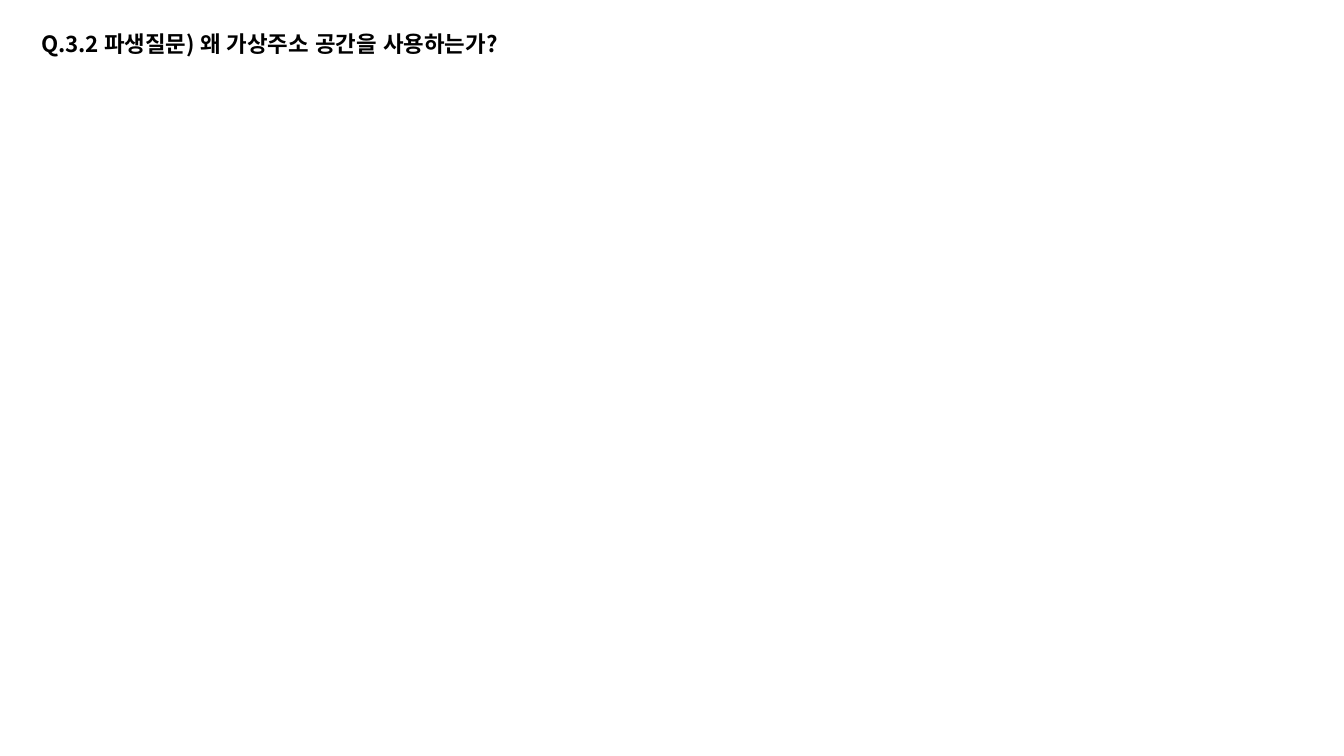
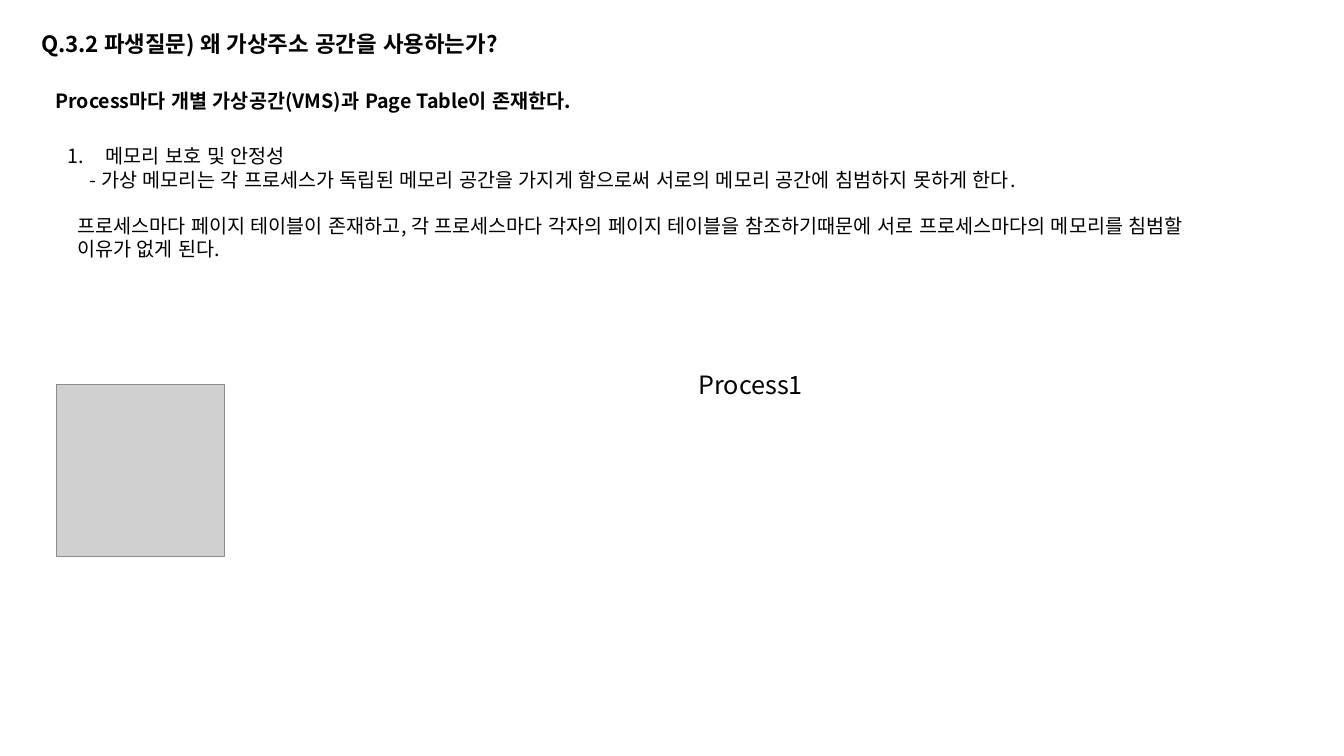
Before and after one commit to taehyuklee/C-CppStudy, a slide deck: slide 9 of CSwithC/CS-explanation.pptx (slide 8 before the commit). Drawn at 1344x756 pixels with LibreOffice and Linux fonts; fonts in the diff are those of the drawing; grey boxes stand for pictures. Boxes give left, top, right and bottom in pixels: in the first picture for what was removed or moved away, otherwise in the second. Text is boxed around its words. In the diff, an @@ line names an element or a change of style, - is before the commit and + after.

```diff
--- a/CSwithC/CS-explanation.pptx
+++ b/CSwithC/CS-explanation.pptx
@@ text added at [55, 91, 571, 113], 14 pt, text #000000, bold @@
+Process마다 개별 가상공간(VMS)과 Page Table이 존재한다.
@@ text added at [101, 146, 1016, 189], 14 pt, text #000000 @@
+1. 메모리 보호 및 안정성
+- 가상 메모리는 각 프로세스가 독립된 메모리 공간을 가지게 함으로써 서로의 메모리 공간에 침범하지 못하게 한다.
@@ text added at [77, 216, 1183, 258], 14 pt, text #000000 @@
+프로세스마다 페이지 테이블이 존재하고, 각 프로세스마다 각자의 페이지 테이블을 참조하기때문에 서로 프로세스마다의 메모리를 침범할 이유가 없게 된다.
@@ picture added at [56, 385, 225, 557] @@
@@ text added at [699, 375, 803, 395], 18 pt, text #000000 @@
+Process1
```
Also in this commit, not shown: 2 other slides changed, 1 slide added.
